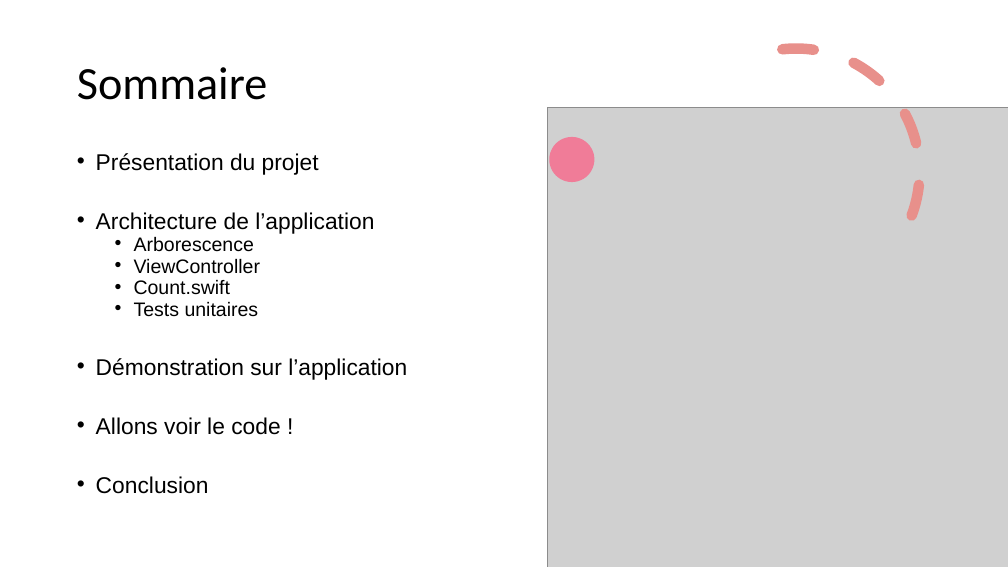
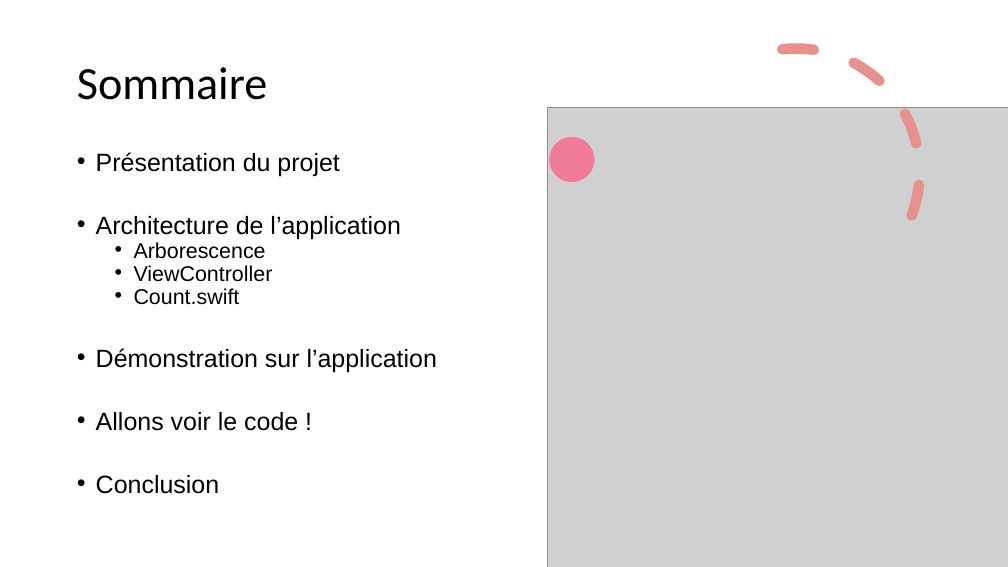
Before and after one commit to MickaeliOS/OpenClassrooms-P5-CountOnMe, a slide deck: slide 2 of Horn_Mickael_2_presentation_022122.pptx. Drawn at 1008x567 pixels with LibreOffice and Linux fonts; fonts in the diff are those of the drawing; grey boxes stand for pictures. Boxes give left, top, right and bottom in pixels: in the first picture for what was removed or moved away, otherwise in the second. Text is boxed around its words. In the diff, an @@ line names an element or a change of style, - is before the commit and + after.

```diff
--- a/Horn_Mickael_2_presentation_022122.pptx
+++ b/Horn_Mickael_2_presentation_022122.pptx
@@ text "Présentation du projet" at [96, 152, 437, 494]: size 21.7 to 23.8 pt in "Présentation du projet", "Architecture de l’application", "Démonstration sur l’application", "Allons voir le code !" and 1 more places; size 18.6 to 20.4 pt in "Arborescence", "ViewController", "Count.swift" @@
@@ text at [134, 302, 259, 317]: paragraph removed @@
-  • Tests unitaires
```
Also in this commit, not shown: 1 other slide changed, 1 slide removed, 6 other files.
